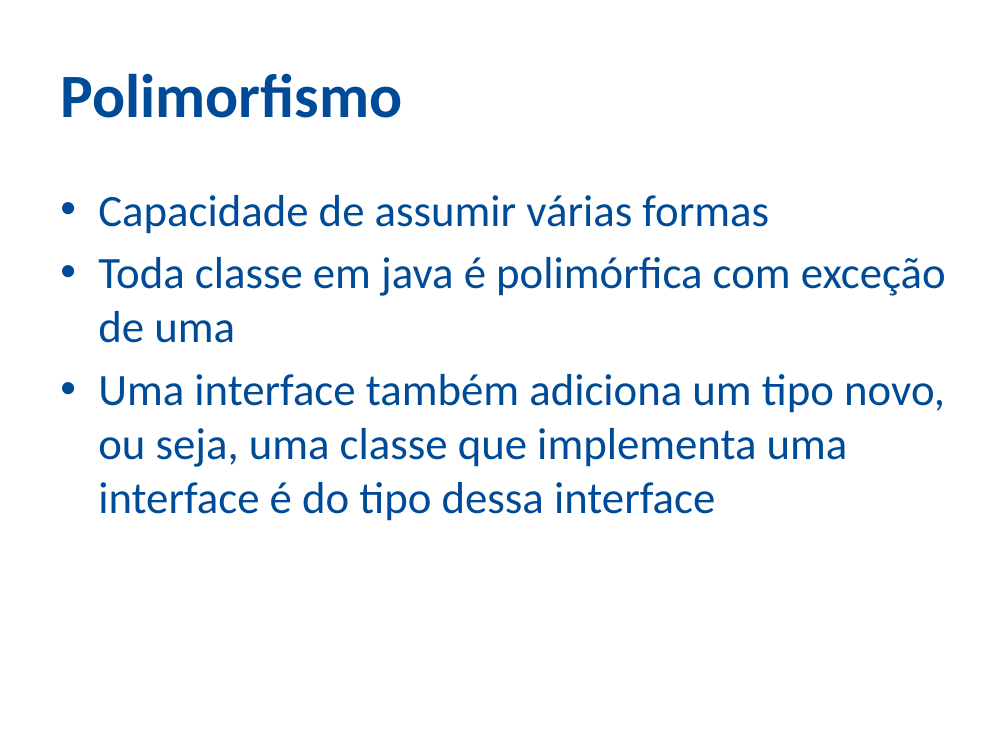
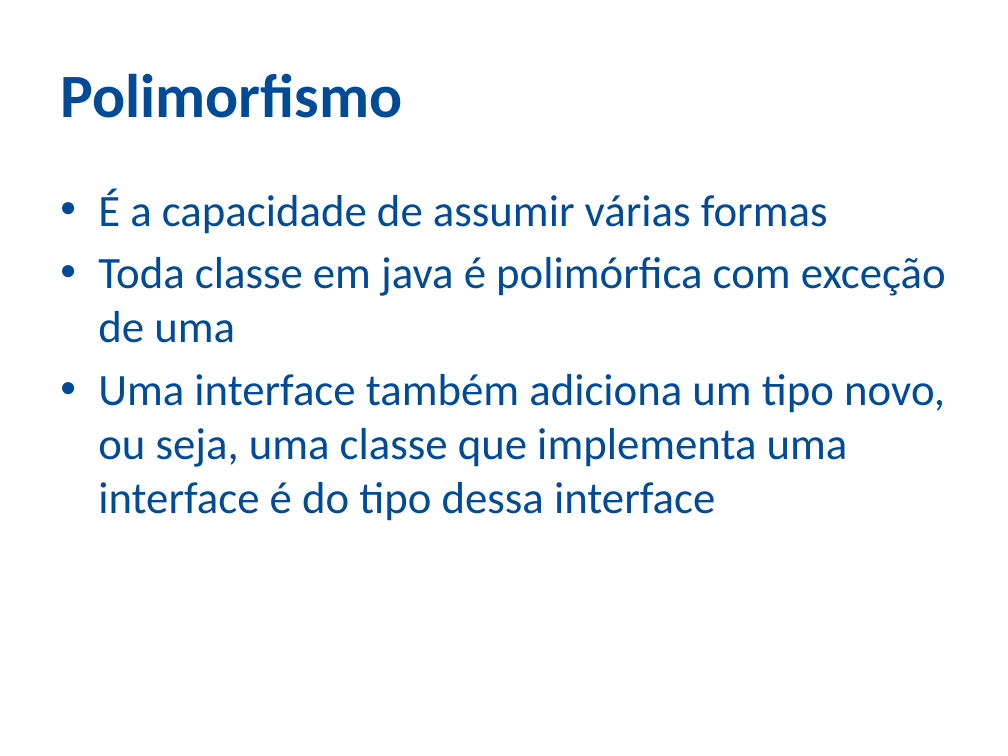
Before and after one commit to ozieljose/java6cert, a slide deck: slide 14 of slides/9-OO.pptx. Drawn at 1008x756 pixels with LibreOffice and Linux fonts; fonts in the diff are those of the drawing; background and template pictures are left out. Boxes give left, top, right and bottom in pixels: in the first picture for what was removed or moved away, otherwise in the second. Text is boxed around its words. In the diff, an @@ line names an element or a change of style, - is before the commit and + after.

```diff
--- a/slides/9-OO.pptx
+++ b/slides/9-OO.pptx
@@ text at (x1=98, y1=189, x2=828, y2=234): text changed @@
-• Capacidade de assumir várias formas
+• É a capacidade de assumir várias formas
```
Also in this commit, not shown: 27 other slides changed, 1 slide removed, 4 other files.
